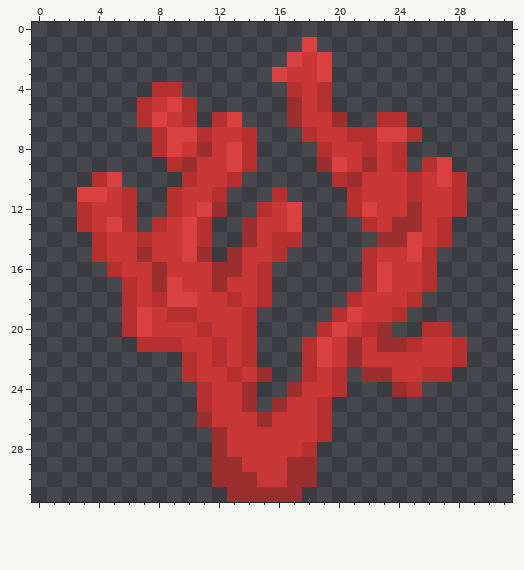
Edited in one commit: pixel-art sprite (characters/fishes/coral/Coral.png). The picture above is the old version.
The file is 32x32 pixels.
New version:
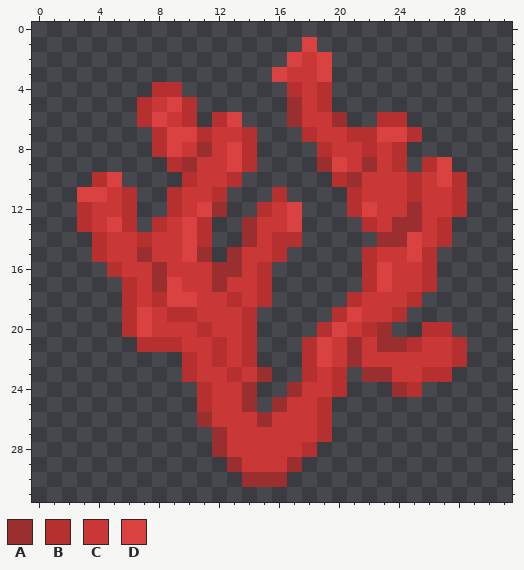
Palette (. is transparent): A #9b2e2e  B #b63030  C #ca3737  D #da4141
From the commit log: Adjust the coral effects and cuttlefish effects
Changes in this commit:
@@ x 10..20 @@
 28 ..ACCCCCB..
-29 ..AACCCAA..
-30 ..AAACCAA..
-31 ...AAAAA...
+29 ...ACCCA...
+30 ....AAA....
+31 ...........
